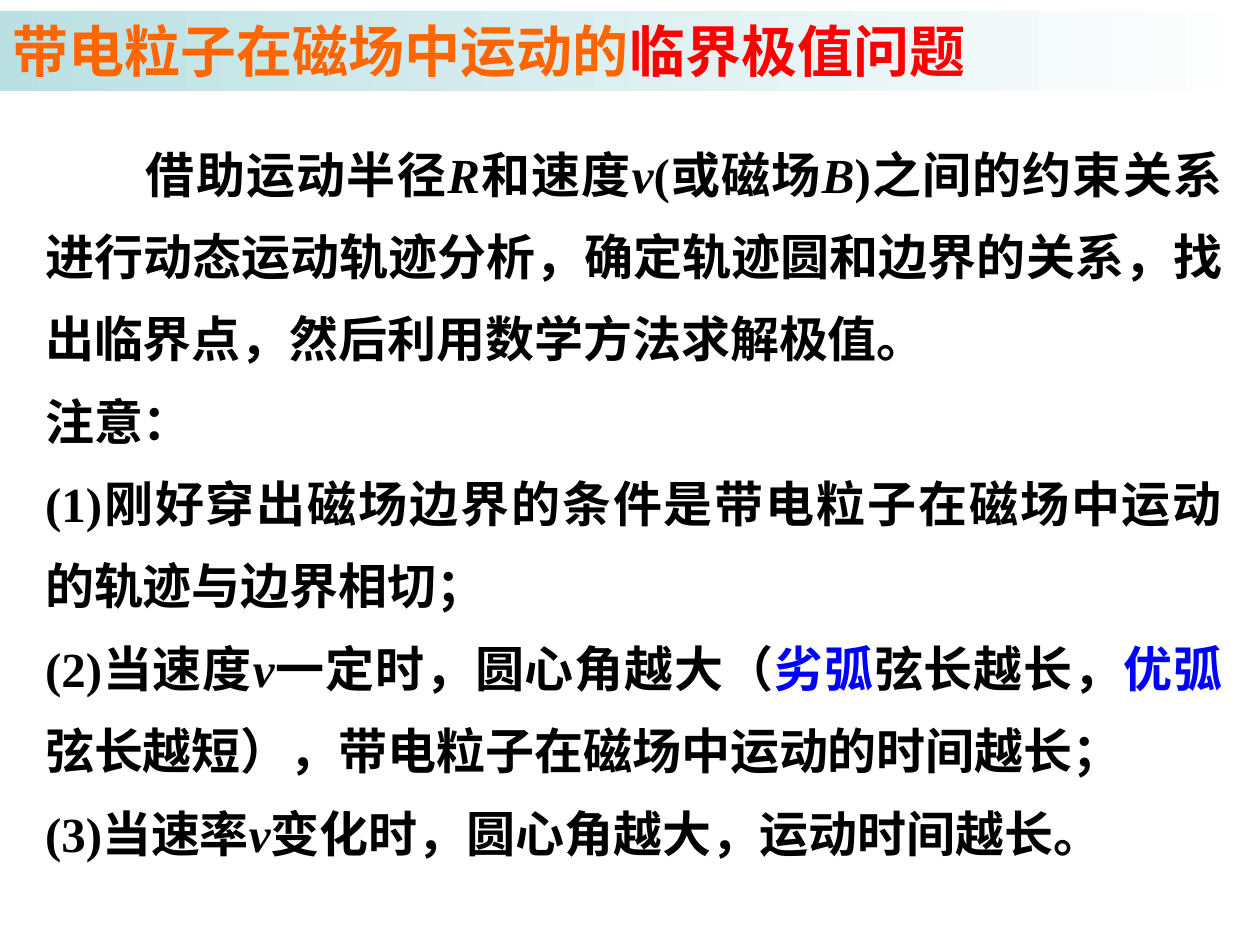
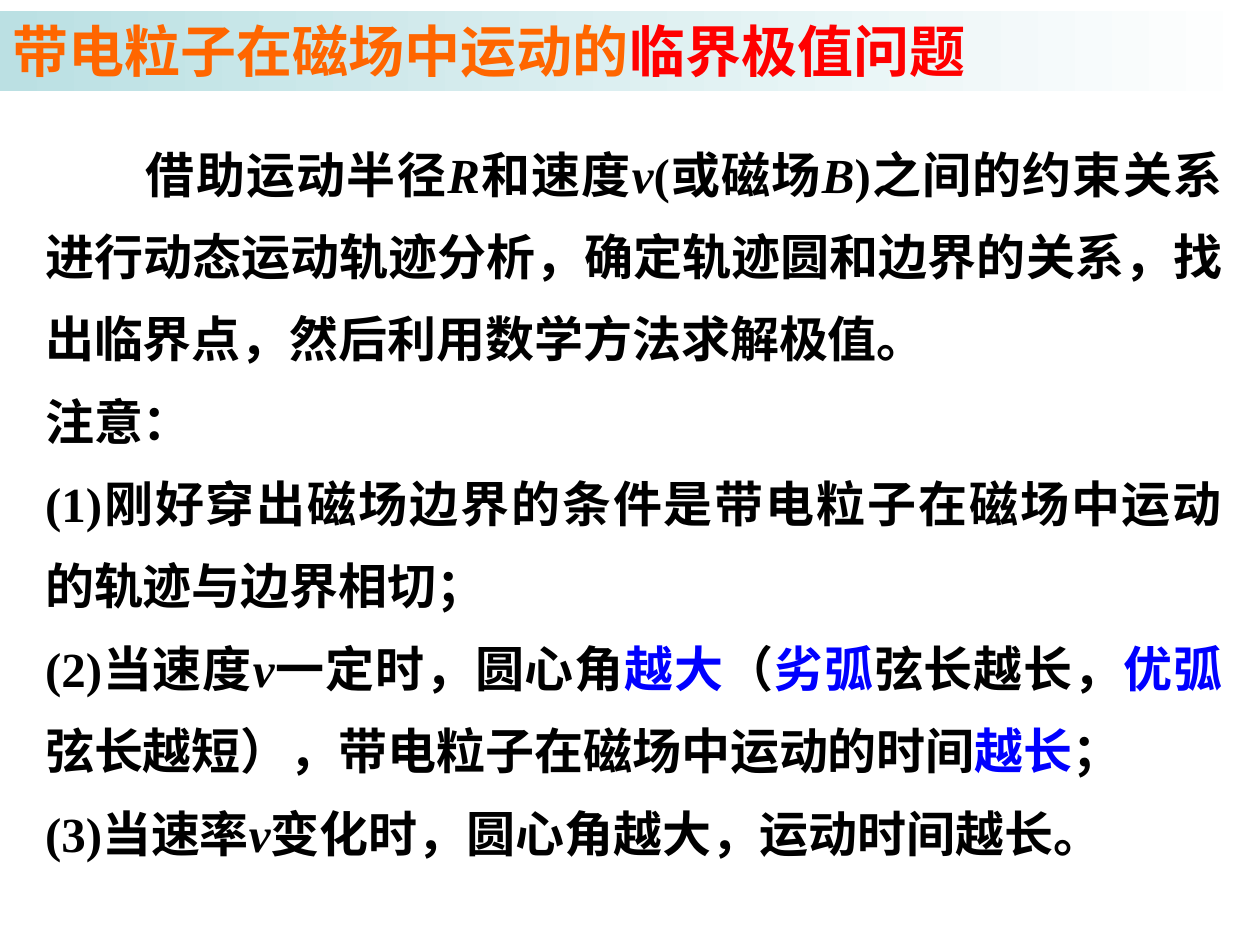
Before and after one commit to saddestboy/wuli2, a slide deck: slide 25 of 3.6 带电粒子在匀强磁场中的运动/3.6b 带电粒子在匀强磁场中的运动 （习题课）.ppt (slide 24 before the commit). Drawn at 1260x945 pixels with LibreOffice and Linux fonts; fonts in the diff are those of the drawing. Boxes give left, top, right and bottom in pixels: in the first picture for what was removed or moved away, otherwise in the second. Text is boxed around its words. In the diff, an @@ line names an element or a change of style, - is before the commit and + after.

```diff
--- a/3.6 带电粒子在匀强磁场中的运动/3.6b 带电粒子在匀强磁场中的运动 （习题课）.ppt
+++ b/3.6 带电粒子在匀强磁场中的运动/3.6b 带电粒子在匀强磁场中的运动 （习题课）.ppt
@@ text at box(45, 649, 1222, 778): font Times New Roman to Noto Sans CJK SC, text colour #000000 to #0000FF in "(2)当速度v一定时，圆心角越大（劣弧弦长越长，优弧弦长越短），带电粒子在磁场中运动的时间越长；" @@
```
Also in this commit, not shown: 21 other slides changed, 6 slides added, 5 slides removed.
